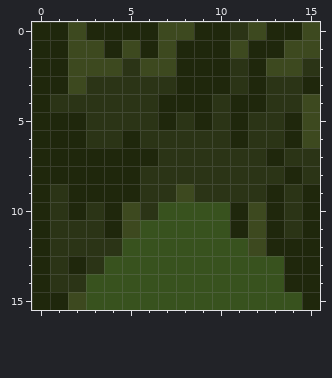
Two versions of one pixel-art file, bin/Aseprite/Tiles/OakTreeTop_01.aseprite. Above, as it was before the edit.
16x16 pixels, 1 frame. Colours within 5 levels of each other are drawn and written as one.
New version:
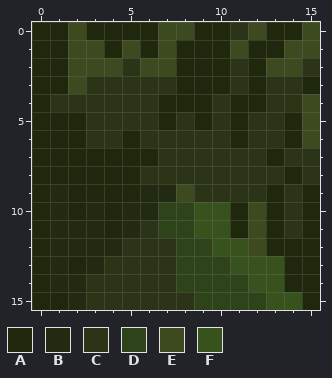
Palette (. is transparent): A #1f270c  B #222a12  C #2b3416  D #2f431b  E #3d491f  F #38521e
Edits made:
@@ x 0..15 @@
  8 AAAAAACCCCCCCCAC
- 9 ACAAAACCECCCCACA
-10 ACACAECFFFFAEACA
-11 ACCCAEFFFFFAEACA
-12 ACCCCFFFFFFFEAAA
-13 ACACFFFFFFFFFFAA
-14 ACCFFFFFFFFFFFAA
-15 AAEFFFFFFFFFFFFA
+ 9 ABAAAABBECCCCACA
+10 ABABABBDDFFAEACA
+11 ABBBABCDDFFAEACA
+12 ABBBBCCCDDFFEAAA
+13 ABABCCCCDDDFFFAA
+14 ABBCCCCCDDDDFFAA
+15 AABCCCCCCDDDDFFA
Where, in picture pixels (left, top, right, bottom), the same in both pictures:
changed: (50, 184, 266, 310)
